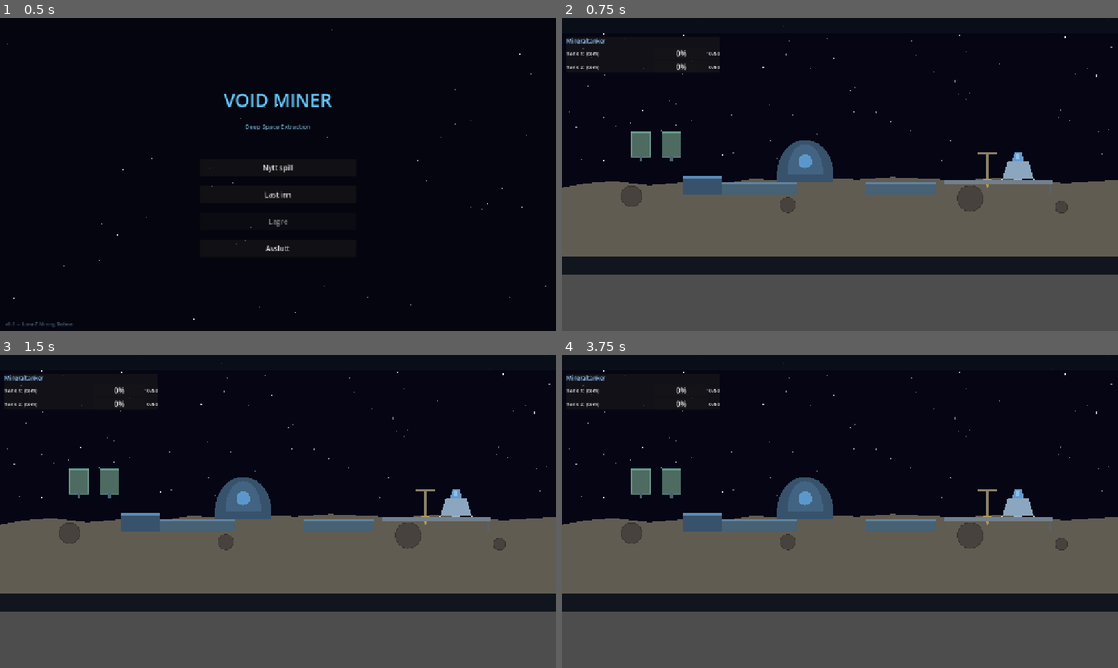
Above: before the commit, frames 1-4 (two rows, left to right).
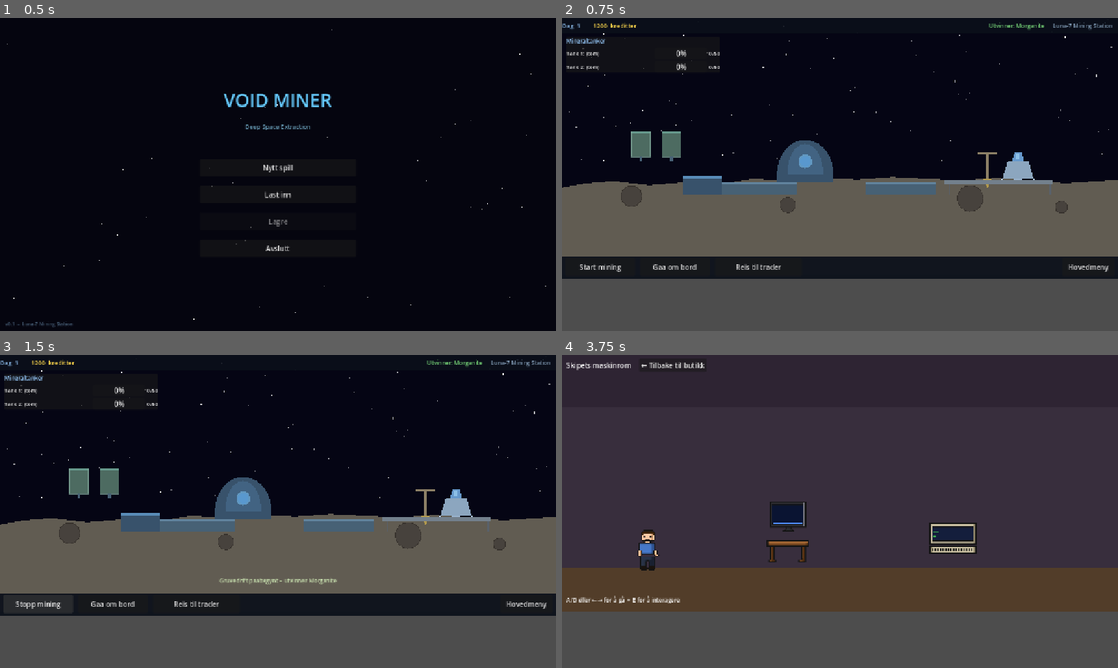
Above: after the commit, the same moments.

Repository: hansarne-lang/bruktbutikk
Game: Godot game, scene res://scenes/main_menu/MainMenu.tscn
The game is run twice, just before and just after one commit, with the same random seed, the same clock (stepped at 60 frames per second) and the same inputs.
Inputs (mouse positions are in pixels of both pictures, inside the frame that each line leads up to):
- Up to frame 1 (0.5 s): no input
- Up to frame 2 (0.75 s): click "Nytt spill" at 0.5 s
- Up to frame 3 (1.5 s): click (38, 605) at 1.25 s, where only the run after the commit has a clickable "Start mining"
- Up to frame 4 (3.75 s): click (600, 605) at 2 s, where only the run after the commit has a clickable "Stopp mining"; click (600, 605) at 2.75 s, where only the run after the commit has a clickable "Start mining"; click (673, 605) at 3.5 s, where only the run after the commit has a clickable "Gaa om bord"

Frame 1 is identical in both runs. In frame 2, 2.0% of the frame differs, in the area x 0-100%, y 1-84%; in frame 3, 2.2%; in frame 4, 81%, in the area x 0-100%, y 0-82%.
Error after the commit: Parse Error: Cannot infer the type of "shooter" variable because the value doesn't have a set type. (res://scripts/sprite_room/SpaceInvadersCanvas.gd:200)

Commit message:
Fiks HUD/ActionBar layout: flytt bakgrunnsrekt ut av HBoxContainer

Diff:
--- a/scenes/base/Base.tscn
+++ b/scenes/base/Base.tscn
@@ -13,15 +13,15 @@
 
 [node name="UI" type="CanvasLayer" parent="."]
 
+[node name="HudBg" type="ColorRect" parent="UI"]
+position = Vector2(0, 0)
+size = Vector2(1280, 36)
+color = Color(0.04, 0.06, 0.10, 0.92)
+
 [node name="HUD" type="HBoxContainer" parent="UI"]
 position = Vector2(0, 0)
 custom_minimum_size = Vector2(1280, 36)
 theme_override_constants/separation = 0
-
-[node name="HudBg" type="ColorRect" parent="UI/HUD"]
-layout_mode = 2
-color = Color(0.04, 0.06, 0.10, 0.92)
-custom_minimum_size = Vector2(1280, 36)
 
 [node name="DayLabel" type="Label" parent="UI/HUD"]
 layout_mode = 2
@@ -88,19 +88,15 @@
 autowrap_mode = 3
 theme_override_font_sizes/font_size = 12
 
+[node name="ActionBg" type="ColorRect" parent="UI"]
+position = Vector2(0, 548)
+size = Vector2(1280, 52)
+color = Color(0.04, 0.06, 0.10, 0.92)
+
 [node name="ActionBar" type="HBoxContainer" parent="UI"]
-position = Vector2(0, 548)
-custom_minimum_size = Vector2(1280, 42)
+position = Vector2(8, 552)
+custom_minimum_size = Vector2(1264, 42)
 theme_override_constants/separation = 12
-
-[node name="ActionBg" type="ColorRect" parent="UI/ActionBar"]
-layout_mode = 2
-color = Color(0.04, 0.06, 0.10, 0.92)
-custom_minimum_size = Vector2(1280, 42)
-
-[node name="Spacer" type="Control" parent="UI/ActionBar"]
-layout_mode = 2
-size_flags_horizontal = 3
 
 [node name="MineButton" type="Button" parent="UI/ActionBar"]
 layout_mode = 2
@@ -117,7 +113,7 @@
 custom_minimum_size = Vector2(200, 36)
 text = "Reis til trader"
 
-[node name="Spacer2" type="Control" parent="UI/ActionBar"]
+[node name="Spacer" type="Control" parent="UI/ActionBar"]
 layout_mode = 2
 size_flags_horizontal = 3
 
@@ -127,8 +123,9 @@
 text = "Hovedmeny"
 
 [node name="StatusLabel" type="Label" parent="UI"]
-position = Vector2(340, 550)
-custom_minimum_size = Vector2(600, 36)
+position = Vector2(340, 510)
+custom_minimum_size = Vector2(600, 32)
 text = ""
+horizontal_alignment = 1
 theme_override_font_sizes/font_size = 13
 theme_override_colors/font_color = Color(0.8, 0.9, 0.7, 1)
--- a/scripts/base/Base.gd
+++ b/scripts/base/Base.gd
@@ -54,7 +54,7 @@
 	$UI/ActionBar/MineButton.pressed.connect(_on_mine_toggled)
 	$UI/ActionBar/ShipButton.pressed.connect(_on_enter_ship)
 	$UI/ActionBar/LaunchButton.pressed.connect(_on_launch)
-	$UI/ActionBar/MainMenuButton.pressed.connect(func():
+	$UI/ActionBar/MainMenuButton.pressed.connect(func() -> void:
 		SaveManager.save_game()
 		get_tree().change_scene_to_file("res://scenes/main_menu/MainMenu.tscn"))
 
